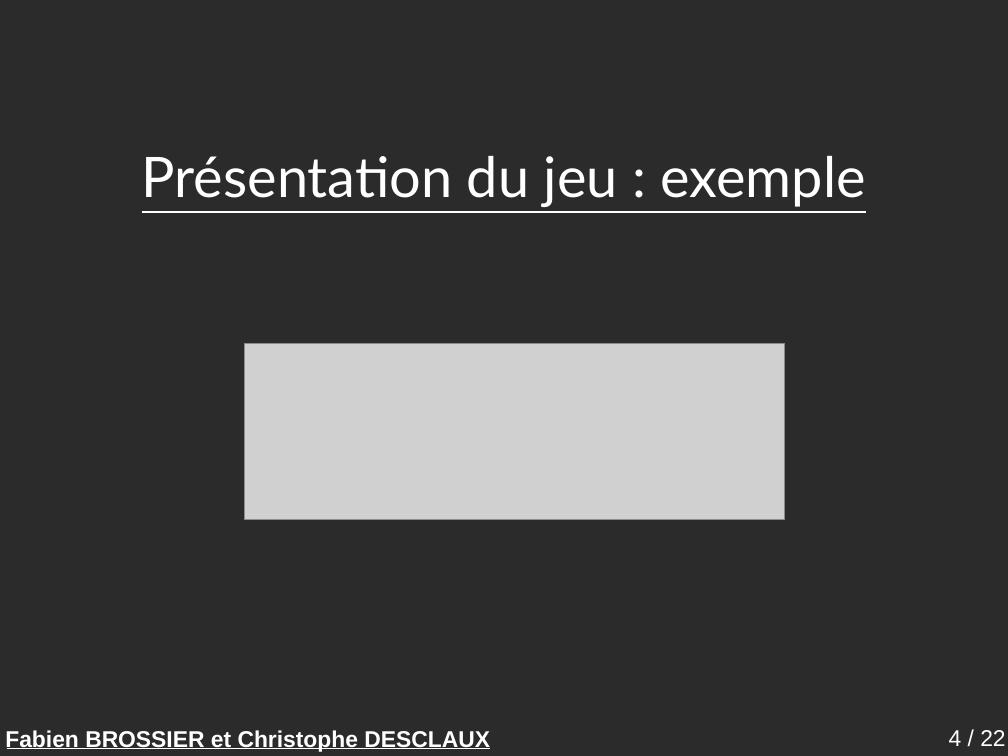
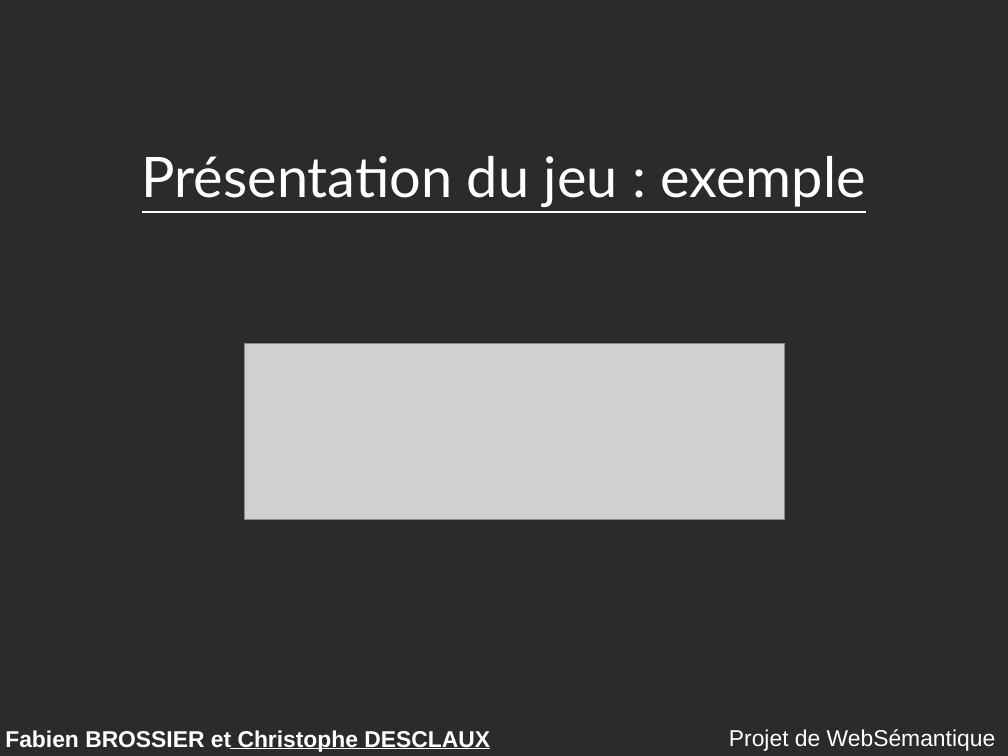
Before and after one commit to descl/TabooGeek, a slide deck: slide 4 of rapport/presentation.odp. Drawn at 1008x756 pixels with LibreOffice and Linux fonts; fonts in the diff are those of the drawing; grey boxes stand for pictures; background and template pictures are left out; a plain dark background stands for a picture behind light text. Boxes give left, top, right and bottom in pixels: in the first picture for what was removed or moved away, otherwise in the second. Text is boxed around its words. In the diff, an @@ line names an element or a change of style, - is before the commit and + after.

```diff
--- a/rapport/presentation.odp
+++ b/rapport/presentation.odp
@@ line moved from (7, 749) - (489, 749) to (231, 749) - (489, 749) @@
@@ text added at <box>729,729,996,751</box>, 18 pt, text #FFFFFF @@
+Projet de WebSémantique
@@ page number removed at <box>949,730,1005,746</box> @@
-4 / 22
```
Also in this commit, not shown: 20 other slides changed, 1 slide added, 1 slide removed, 1 other file.
